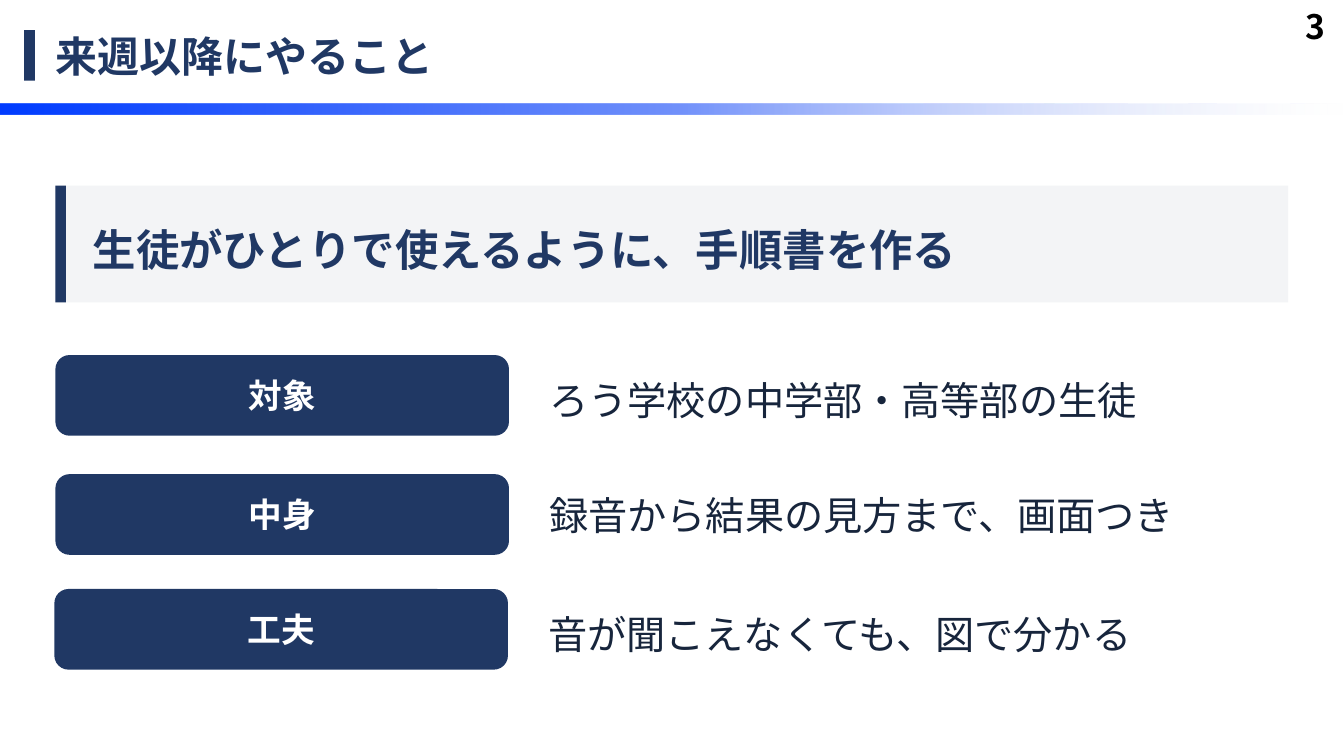
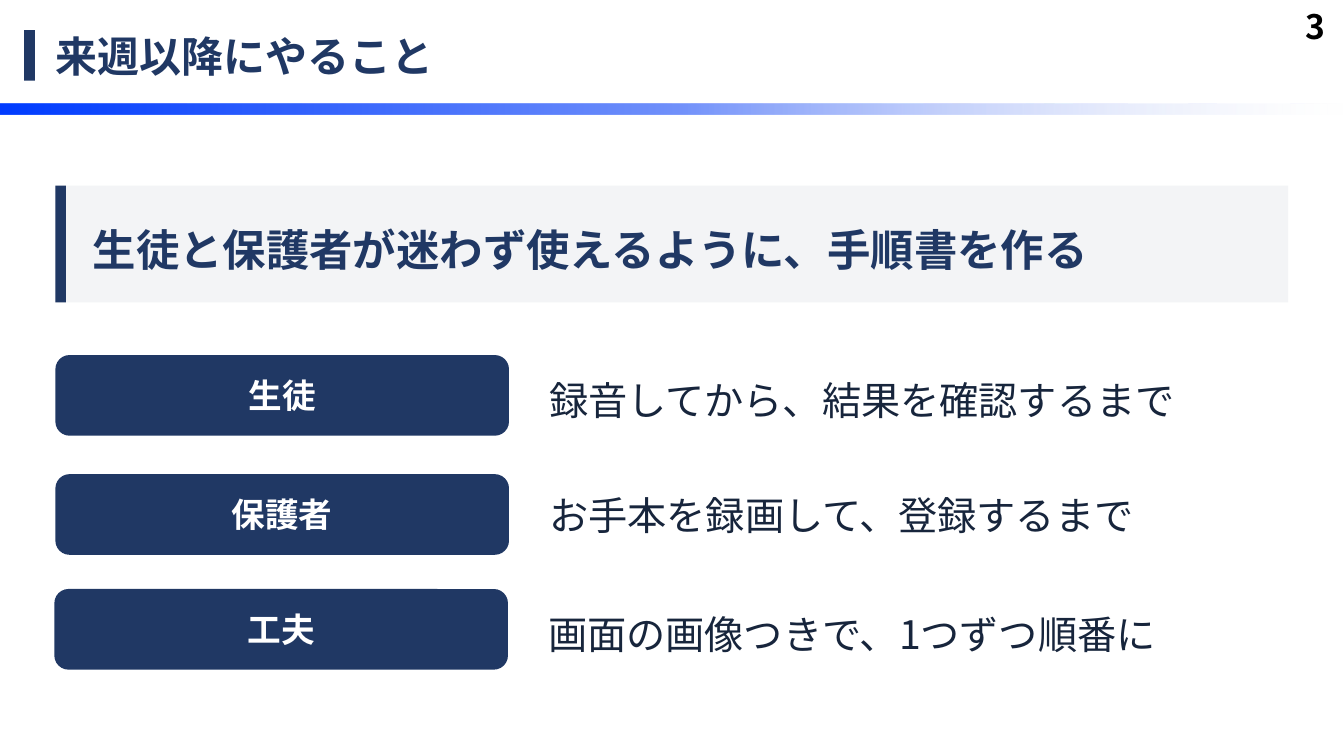
Before and after one commit to MaedaYuki-2004/SP-PS-2026-, a slide deck: slide 4 of docs/mtg/20261013_研究室MTG.pptx. Drawn at 1344x756 pixels with LibreOffice and Linux fonts; fonts in the diff are those of the drawing; background and template pictures are left out. Boxes give left, top, right and bottom in pixels: in the first picture for what was removed or moved away, otherwise in the second. Text is boxed around its words. In the diff, an @@ line names an element or a change of style, - is before the commit and + after.

```diff
--- a/docs/mtg/20261013_研究室MTG.pptx
+++ b/docs/mtg/20261013_研究室MTG.pptx
@@ text at <box>93,228,1088,270</box>: text changed @@
-生徒がひとりで使えるように、手順書を作る
+生徒と保護者が迷わず使えるように、手順書を作る
@@ text in rounded rectangle at <box>249,379,316,411</box>: text changed @@
-対象
+生徒
@@ text at <box>549,382,1174,419</box>: text changed @@
-ろう学校の中学部・高等部の生徒
+録音してから、結果を確認するまで
@@ text in rounded rectangle at <box>232,498,333,530</box>: text changed @@
-中身
+保護者
@@ text at <box>549,497,1133,533</box>: text changed @@
-録音から結果の見方まで、画面つき
+お手本を録画して、登録するまで
@@ text at <box>548,616,1155,652</box>: text changed @@
-音が聞こえなくても、図で分かる
+画面の画像つきで、1つずつ順番に
```
Also in this commit, not shown: 1 other slide changed.
